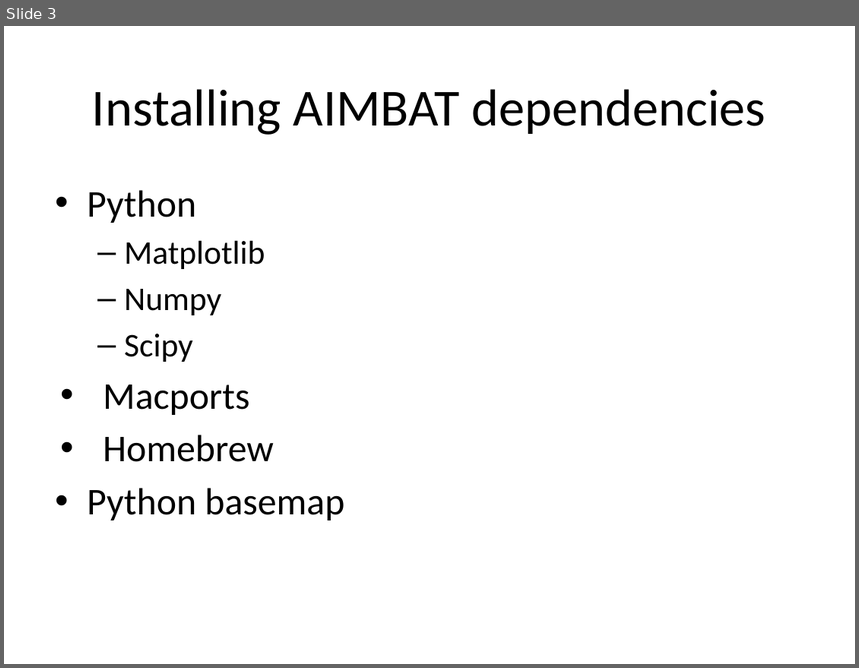
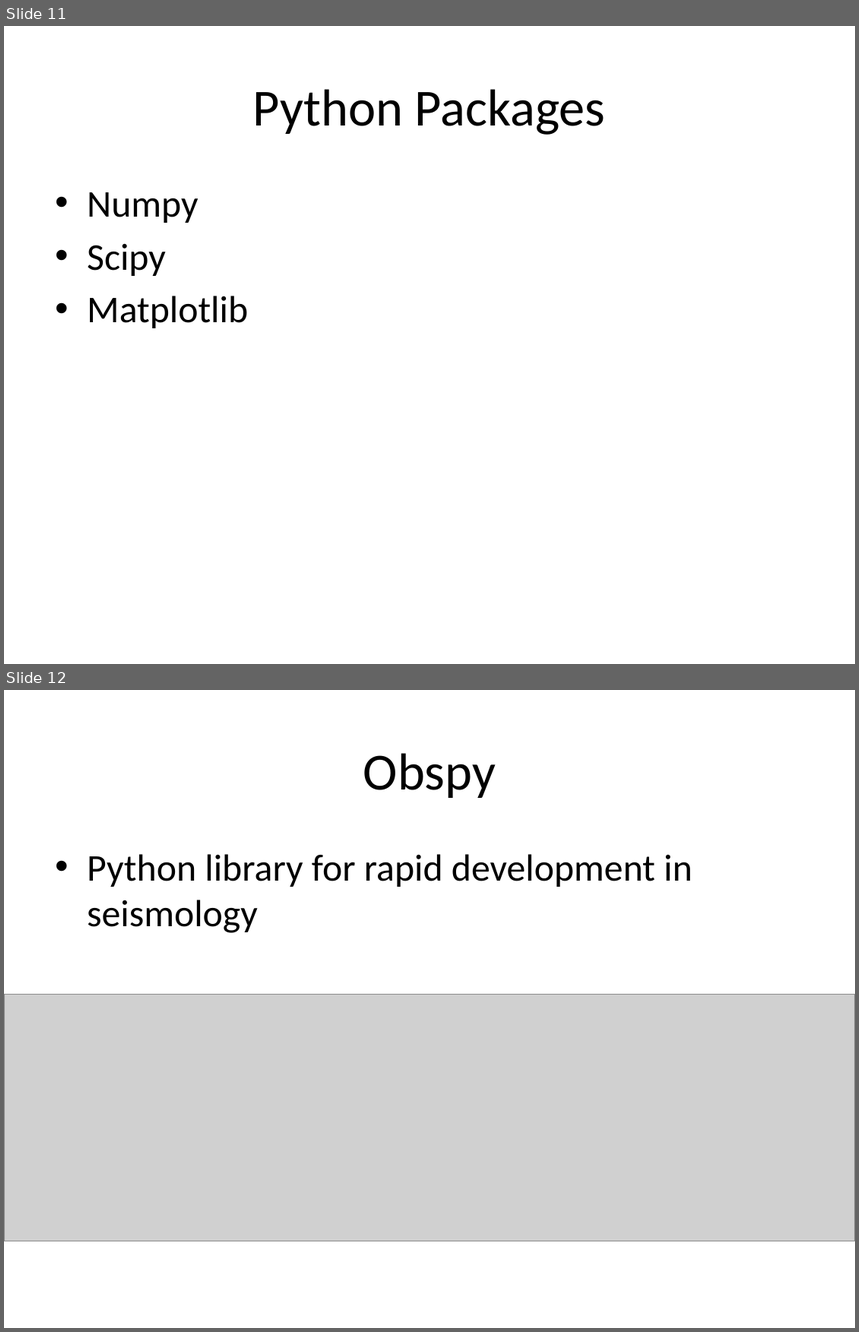
Before and after one commit to lkloh/USArray, a slide deck: AIMBAT/AIMBAT.pptx. Shown one above the other, each under a label of ours: slide 3 before the commit, slides 11 and 12 after it. The pictures are 859x668 and 859x1332 pixels, drawn with LibreOffice and Linux fonts; fonts in the diff are those of the drawing; grey boxes stand for pictures. Boxes give left, top, right and bottom in pixels: in the first picture for what was removed or moved away, otherwise in the second. Text is boxed around its words. In the diff, an @@ line names an element or a change of style, - is before the commit and + after.

```diff
--- a/AIMBAT/AIMBAT.pptx
+++ b/AIMBAT/AIMBAT.pptx
@@ slide 12 added at (x1=4, y1=690, x2=855, y2=1328), background #FFFFFF @@
@@ title added at (x1=363, y1=753, x2=496, y2=798), 44 pt, text #000000 @@
+Obspy
@@ text added at (x1=87, y1=854, x2=693, y2=933), 32 pt, text #000000 @@
+• Python library for rapid development in seismology
@@ picture added at (x1=4, y1=995, x2=855, y2=1242) @@
@@ what was slide 3 is now slide 11 @@
@@ slide 11 changed as well @@
@@ title at (x1=253, y1=89, x2=606, y2=135): text changed @@
-Installing AIMBAT dependencies
+Python Packages
@@ text at (x1=87, y1=190, x2=265, y2=269): paragraphs removed @@
-• Python
-  – Matplotlib
@@ text at (x1=87, y1=192, x2=198, y2=276): size 28 to 32 pt in "Numpy", "Scipy"; bullet – to •; list level 2 to 1 in "Numpy"; list level 2 to 1 in "Scipy" @@
@@ text at (x1=87, y1=296, x2=248, y2=328): text changed @@
-• Macports
-• Homebrew
-• Python basemap
+• Matplotlib
```
Also in this commit, not shown: 4 other slides changed, 26 other slides added, 1 slide removed, 1 other file.
